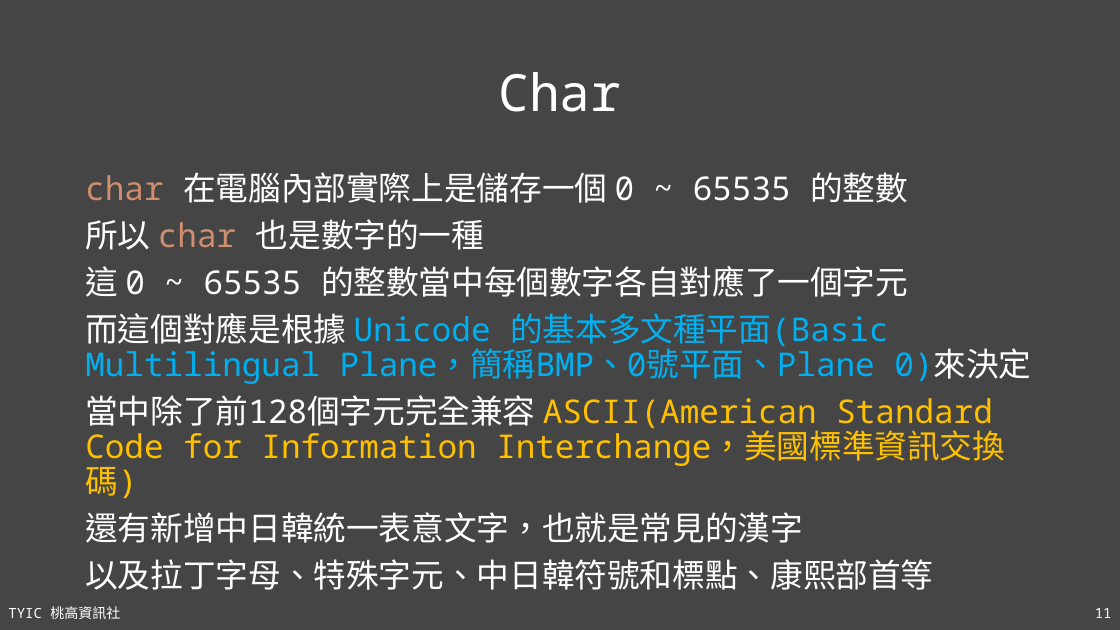
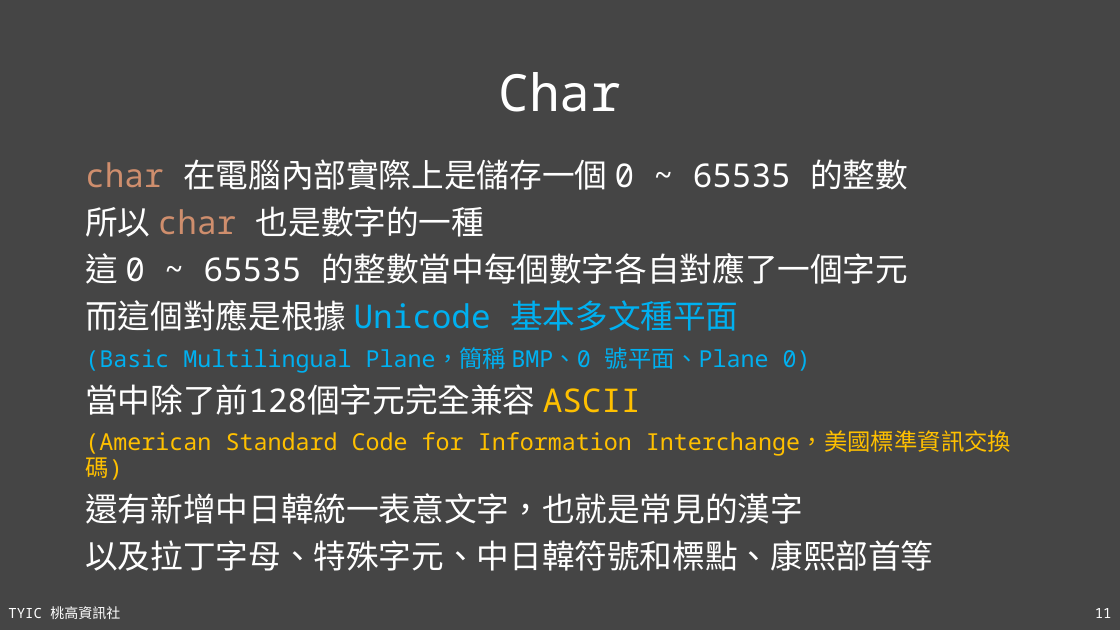
Before and after one commit to TYSHIC/slides, a slide deck: slide 11 of ppt/04_初探Java.pptx. Drawn at 1120x630 pixels with LibreOffice and Linux fonts; fonts in the diff are those of the drawing. Boxes give left, top, right and bottom in pixels: in the first picture for what was removed or moved away, otherwise in the second. Text is boxed around its words. In the diff, an @@ line names an element or a change of style, - is before the commit and + after.

```diff
--- a/ppt/04_初探Java.pptx
+++ b/ppt/04_初探Java.pptx
@@ text "char 在電腦內部實際上是儲存一個 0 ~ 65535 ...": place and size @@
-text "char 在電腦內部實際上是儲存一個 0 ~ 65535 ..." at [85,172,1031,590]
+text "char 在電腦內部實際上是儲存一個 0 ~ 65535 ..." at [85,159,1011,571]
@@ text at [85,300,1011,480]: text changed; size 28 to 20 pt @@
-而這個對應是根據 Unicode 的基本多文種平面(Basic Multilingual Plane，簡稱BMP、0號平面、Plane 0)來決定
-當中除了前128個字元完全兼容 ASCII(American Standard Code for Information Interchange，美國標準資訊交換碼)
+而這個對應是根據 Unicode 基本多文種平面
+(Basic Multilingual Plane，簡稱 BMP、0 號平面、Plane 0)
+當中除了前128個字元完全兼容 ASCII
+(American Standard Code for Information Interchange，美國標準資訊交換碼)
```
Also in this commit, not shown: 2 other slides changed, 3 other files.
